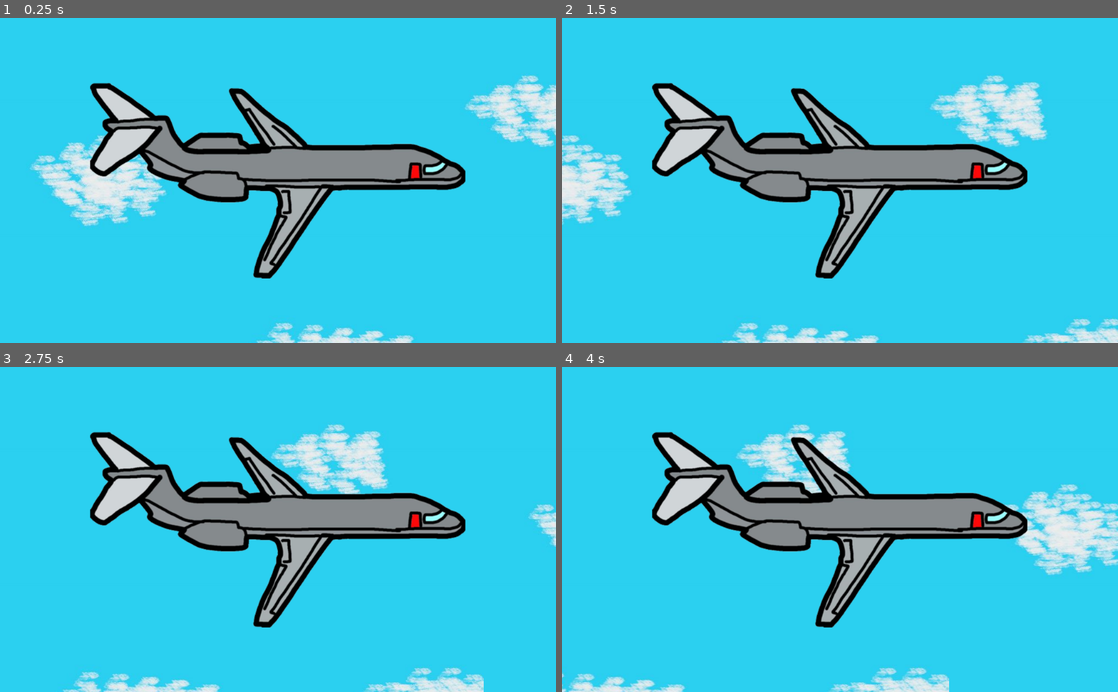
Above: before the commit, frames 1-4 (two rows, left to right).
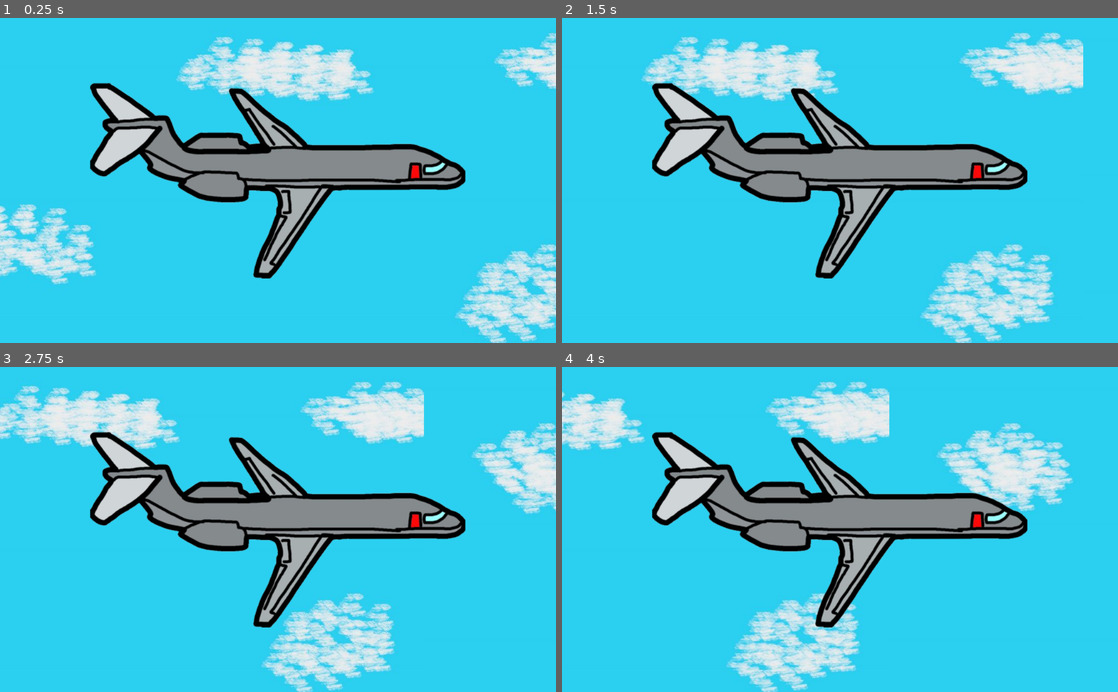
Above: after the commit, the same moments.

Repository: kevinMG01/caida_V_R_K
Game: Godot game, scene res://Nivel_1/Nivel_1.tscn
Two runs of this game, one before a commit and one after it. Both use one fixed random seed, a clock stepped at 60 frames per second and the inputs below. The project has no main scene, so this scene is started directly. The engine's default icon, where the game draws it, is replaced by a stand-in: a white triangle on a blue panel in a dark square.
Inputs:
- Up to frame 1 (0.25 s): no input
- Up to frame 2 (1.5 s): tap Enter (ui_accept) at 0.5, 0.77 s; hold Right (ui_right) 0.53-1.28 s; hold Left (ui_left) from 1.28 s (still down)
- Up to frame 3 (2.75 s): tap Enter (ui_accept) at 1.52 s; release Left (ui_left) at 2.03 s; hold Right (ui_right) from 2.03 s (still down)
- Up to frame 4 (4 s): tap Enter (ui_accept) at 3.02, 3.77 s; release Right (ui_right) at 3.53 s; hold Left (ui_left) from 3.53 s (still down)

The runs differ from the first frame. In frame 1, 18% of the frame differs, in the area x 0-100%, y 4-100%; in frame 2, 18%; in frame 3, 19%; in frame 4, 20%.

Commit message:
enemigo_ave
si

Diff:
--- /dev/null
+++ b/Area2D.gd
@@ -0,0 +1,16 @@
+extends Area2D
+
+
+# Declare member variables here. Examples:
+# var a = 2
+# var b = "text"
+
+
+# Called when the node enters the scene tree for the first time.
+func _ready():
+	pass # Replace with function body.
+
+
+# Called every frame. 'delta' is the elapsed time since the previous frame.
+#func _process(delta):
+#	pass
--- /dev/null
+++ b/Enemigo/Enemigo_Ave/Enemigo_Ave.tscn
@@ -0,0 +1,41 @@
+[gd_scene load_steps=6 format=2]
+
+[ext_resource path="res://KinematicBody2D.gd" type="Script" id=1]
+
+[sub_resource type="SpriteFrames" id=1]
+animations = [ {
+"frames": [  ],
+"loop": true,
+"name": "default",
+"speed": 5.0
+} ]
+
+[sub_resource type="RectangleShape2D" id=2]
+
+[sub_resource type="RectangleShape2D" id=3]
+
+[sub_resource type="RectangleShape2D" id=4]
+
+[node name="Enemigo_Ave" type="KinematicBody2D"]
+script = ExtResource( 1 )
+
+[node name="AnimatedSprite" type="AnimatedSprite" parent="."]
+frames = SubResource( 1 )
+
+[node name="CollisionShape2D" type="CollisionShape2D" parent="."]
+shape = SubResource( 2 )
+
+[node name="lateral" type="Area2D" parent="."]
+
+[node name="CollisionShape2D" type="CollisionShape2D" parent="lateral"]
+shape = SubResource( 3 )
+
+[node name="abajo" type="Area2D" parent="."]
+
+[node name="CollisionShape2D" type="CollisionShape2D" parent="abajo"]
+shape = SubResource( 4 )
+
+[connection signal="body_entered" from="lateral" to="." method="_on_lateral_body_entered"]
+[connection signal="body_exited" from="lateral" to="." method="_on_lateral_body_exited"]
+[connection signal="body_entered" from="abajo" to="." method="_on_abajo_body_entered"]
+[connection signal="body_exited" from="abajo" to="." method="_on_abajo_body_exited"]
--- a/Enemigo/Enemigo.tscn
+++ b/Enemigo/Enemigo_normal/Enemigo.tscn
@@ -1,6 +1,6 @@
 [gd_scene load_steps=6 format=2]
 
-[ext_resource path="res://Enemigo/Enemigo.gd" type="Script" id=1]
+[ext_resource path="res://Enemigo/Enemigo_normal/Enemigo.gd" type="Script" id=1]
 [ext_resource path="res://icon.png" type="Texture" id=2]
 
 [sub_resource type="CircleShape2D" id=1]
--- a/KinematicBody2D.gd
+++ b/KinematicBody2D.gd
@@ -1,62 +1,53 @@
 extends KinematicBody2D
 
 
+var cantidad = 200
 var movimiento = Vector2()
-var velocity = 20
-var cantidad = 200
-var distancia = 100
-var comensar = false
-var caminar = false
-
-#rotacion
-var speed = 0.08
-var comenzar_rot = false
 
 
-func _ready():
-	comensar = true
-	comenzar_rot = true
-	pass
+var jugador = null
+
+
+var jugador_abajo = null
+var cantidad_abajo = 180
+
 
 
 func _physics_process(delta):
-	move()
+	movimiento = Vector2()
+	if global_Var.deteccion_enemigo == true:
+		deteccion_seguir()
+	deteccion()
 	movimiento = move_and_slide(movimiento)
-	movimiento.x = lerp(movimiento.x,0,0.21)
+
+func deteccion():
+	if jugador != null:
+		if global_position.x > jugador.global_position.x + 6:
+			movimiento.x -= cantidad
+		if global_position.x < jugador.global_position.x - 6:
+			movimiento.x += cantidad
+
+func deteccion_seguir():
+
+	if jugador_abajo != null:
+		movimiento = position.direction_to(jugador_abajo.position)
+	else:
+		movimiento = Vector2()
+	movimiento = movimiento.normalized()* cantidad_abajo
 
 
-	if comenzar_rot == true:
-		get_node("CollisionShape2D").rotate(speed)
-	if comenzar_rot == true:
-		get_node("Sprite").rotate(speed)
-	pass
+func _on_lateral_body_entered(body):
+	if body.get_name() == "Player":
+		jugador = body
 
-func move():
-#	var cantidad = 5
-	if comensar == true:
-
-		if caminar == false:
-			movimiento.x += velocity
-			cantidad -= 1
-			print(cantidad)
-			if cantidad == 0:
-				caminar = true
-		if caminar == true:
-			movimiento.x -= velocity
-			cantidad += 1
-			if cantidad == 200:
-				caminar = false
-			pass
-
-	pass
+func _on_lateral_body_exited(body):
+	jugador = null
 
 
-#func _on_Area2D_body_entered(body):
-#	if body.get_name() == "Player_l":
-#		global_Var.vida -= 1
-#		global_Var.cantidad = 0
-#		body.queue_free()
-#	if body.get_name() == "Player_ll":
-#		global_Var.vida -= 1
-#		global_Var.cantidad_j_2 = 0
-#		body.queue_free()
+func _on_abajo_body_entered(body):
+	if body.get_name() == "Player":
+		jugador_abajo = body
+
+
+func _on_abajo_body_exited(body):
+	jugador_abajo = null
--- a/Nivel_1/Nivel_1.tscn
+++ b/Nivel_1/Nivel_1.tscn
@@ -6,7 +6,7 @@
 [ext_resource path="res://Sprites/Mundo/Avion_fondo_derecha/Avion_fondo.tscn" type="PackedScene" id=4]
 [ext_resource path="res://Sprites/Mundo/Avion_fondo_izquierda/Avion_fondo_izquierda.tscn" type="PackedScene" id=5]
 [ext_resource path="res://suelo/suelo.tscn" type="PackedScene" id=6]
-[ext_resource path="res://Enemigo/Enemigo.tscn" type="PackedScene" id=7]
+[ext_resource path="res://Enemigo/Enemigo_normal/Enemigo.tscn" type="PackedScene" id=7]
 [ext_resource path="res://Sprites/Mundo/Avion_negro/Avion_negro.tscn" type="PackedScene" id=8]
 [ext_resource path="res://suelo_fin_nivel/suelo_fin_nivel.tscn" type="PackedScene" id=9]
 
@@ -15,16 +15,12 @@
 
 [node name="Fondo" type="Node2D" parent="."]
 
-[node name="Fondo4" type="Sprite" parent="Fondo"]
-position = Vector2( 582, -814 )
-texture = ExtResource( 2 )
-
 [node name="Fondo5" type="Sprite" parent="Fondo"]
-position = Vector2( -693, -814 )
+position = Vector2( -699, 778 )
 texture = ExtResource( 2 )
 
 [node name="Fondo" type="Sprite" parent="Fondo"]
-position = Vector2( 580, -84 )
+position = Vector2( 583, 776 )
 texture = ExtResource( 2 )
 
 [node name="Fondo2" type="Sprite" parent="Fondo"]
@@ -42,24 +38,21 @@
 [node name="Avion_fondo_derecha" type="Node2D" parent="."]
 
 [node name="Avion_fondo" parent="Avion_fondo_derecha" instance=ExtResource( 4 )]
-position = Vector2( 10, -21 )
+position = Vector2( 46, 1607 )
 
 [node name="Avion_fondo2" parent="Avion_fondo_derecha" instance=ExtResource( 4 )]
-position = Vector2( 55, 1181 )
+position = Vector2( -29, 2705 )
 
 [node name="Avion_fondo3" parent="Avion_fondo_derecha" instance=ExtResource( 4 )]
 position = Vector2( 25, 2550 )
 
 [node name="avion_fondo_izquierda" type="Node2D" parent="."]
 
-[node name="Avion_fondo_izquierda" parent="avion_fondo_izquierda" instance=ExtResource( 5 )]
-position = Vector2( 1079, 344 )
-
 [node name="Avion_fondo_izquierda2" parent="avion_fondo_izquierda" instance=ExtResource( 5 )]
-position = Vector2( 1079, 904 )
+position = Vector2( 1107, 1880 )
 
 [node name="Avion_fondo_izquierda3" parent="avion_fondo_izquierda" instance=ExtResource( 5 )]
-position = Vector2( 1067, 1636 )
+position = Vector2( 1091, 3092 )
 
 [node name="Avion_fondo_izquierda4" parent="avion_fondo_izquierda" instance=ExtResource( 5 )]
 position = Vector2( 1075, 2908 )
@@ -71,23 +64,14 @@
 scale = Vector2( 1.2, 1 )
 
 [node name="suelo2" parent="Pared" instance=ExtResource( 6 )]
-position = Vector2( -84, 492 )
-scale = Vector2( 0.1, 130 )
+position = Vector2( -107, 2111 )
+scale = Vector2( 0.1, 70 )
 
 [node name="suelo3" parent="Pared" instance=ExtResource( 6 )]
-position = Vector2( 1099, 491 )
-scale = Vector2( 0.1, 130 )
+position = Vector2( 1103, 2135 )
+scale = Vector2( 0.1, 70 )
 
 [node name="Enemigos1" type="Node2D" parent="."]
-
-[node name="Enemigo" parent="Enemigos1" instance=ExtResource( 7 )]
-position = Vector2( 1117, 43 )
-
-[node name="Enemigo2" parent="Enemigos1" instance=ExtResource( 7 )]
-position = Vector2( 6, 849 )
-
-[node name="Enemigo3" parent="Enemigos1" instance=ExtResource( 7 )]
-position = Vector2( 1113, 1654 )
 
 [node name="Enemigo4" parent="Enemigos1" instance=ExtResource( 7 )]
 position = Vector2( 7, 2453 )
@@ -99,10 +83,10 @@
 position = Vector2( -580, 60 )
 
 [node name="player_posicion" type="Position2D" parent="Avion_negro2" groups=["spawn"]]
-position = Vector2( 1140, -1181 )
+position = Vector2( 1116, 935 )
 
 [node name="Avion_negro" parent="Avion_negro2" instance=ExtResource( 8 )]
-position = Vector2( -236, -1188 )
+position = Vector2( -132, 932 )
 
 [node name="suelo_fin_nivel" parent="." instance=ExtResource( 9 )]
 position = Vector2( 606, 3973 )
--- a/Nivel_2/Nivel_2.tscn
+++ b/Nivel_2/Nivel_2.tscn
@@ -1,7 +1,7 @@
 [gd_scene load_steps=9 format=2]
 
 [ext_resource path="res://Nivel_2/Nivel_2.gd" type="Script" id=1]
-[ext_resource path="res://Enemigo/Enemigo.tscn" type="PackedScene" id=2]
+[ext_resource path="res://Enemigo/Enemigo_normal/Enemigo.tscn" type="PackedScene" id=2]
 [ext_resource path="res://Sprites/Mundo/fondo.jpeg" type="Texture" id=3]
 [ext_resource path="res://Sprites/Mundo/meta.jpeg" type="Texture" id=4]
 
Renamed: Enemigo/Enemigo.gd -> Enemigo/Enemigo_normal/Enemigo.gd
